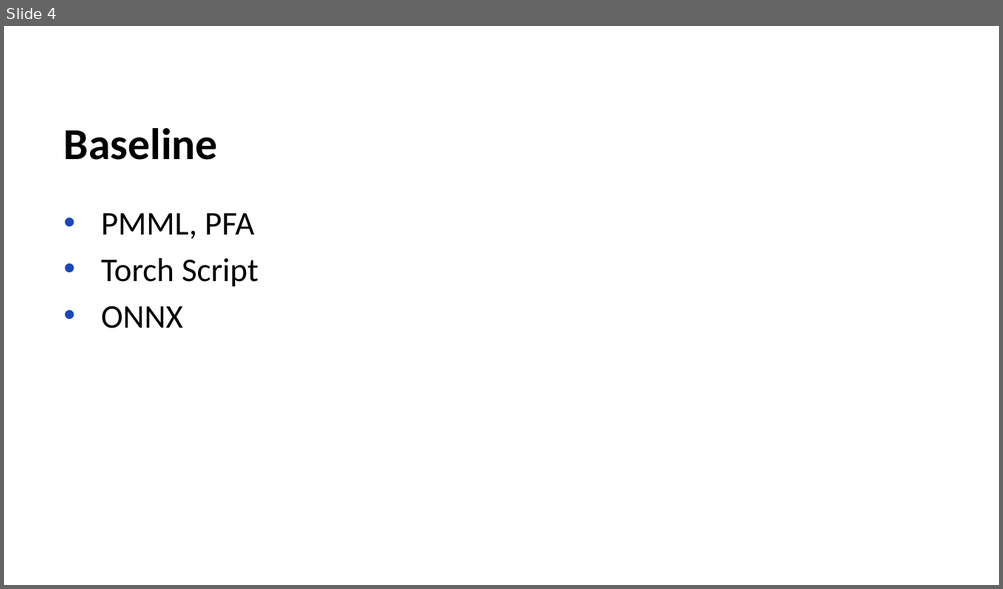
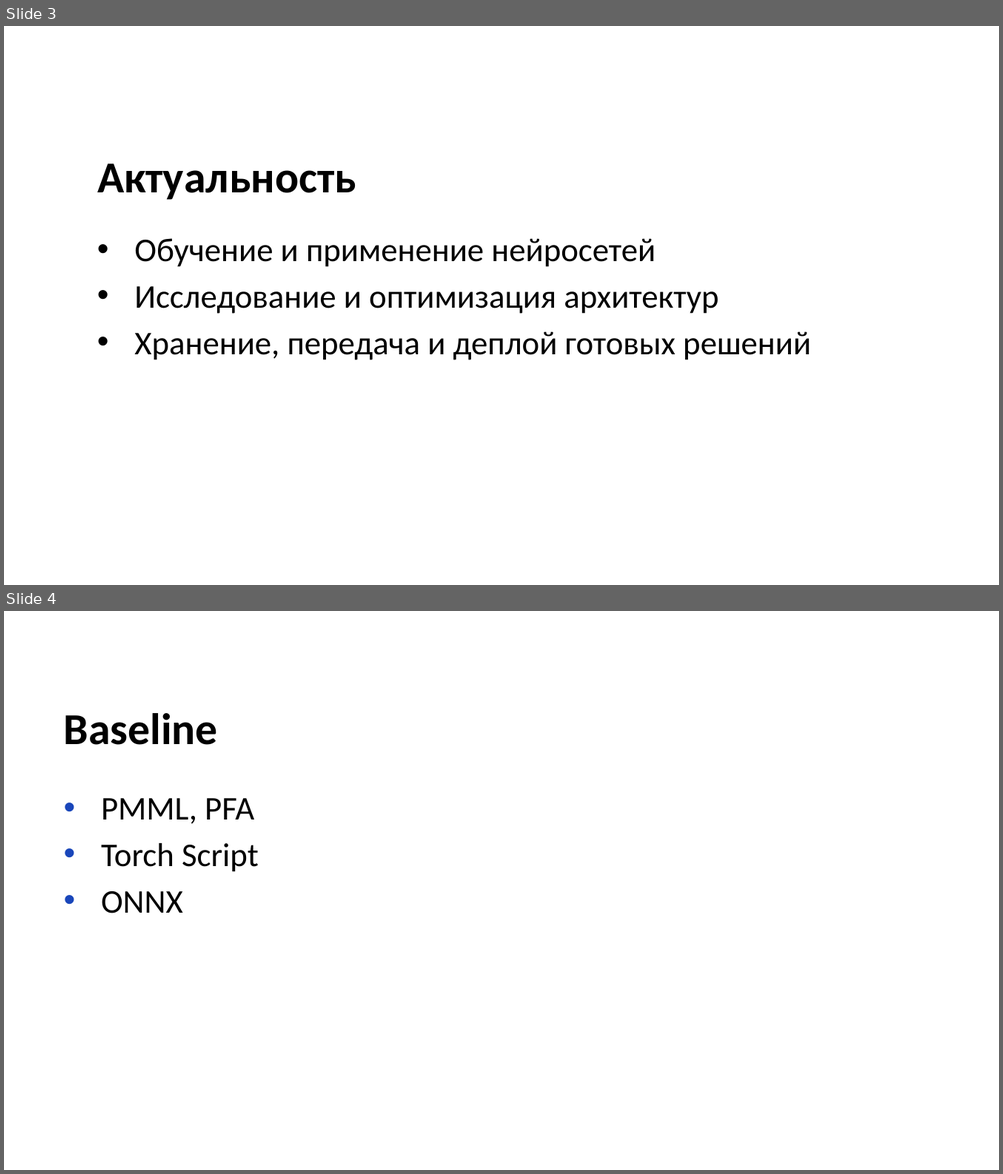
Before and after one commit to IvanMaslov/famlinn, a slide deck: docs/MaslovIvan-first-prethesis.pptx. Shown one above the other, each under a label of ours: slide 4 before the commit, slides 3 and 4 after it. The pictures are 1003x589 and 1003x1174 pixels, drawn with LibreOffice and Linux fonts; fonts in the diff are those of the drawing; background and template pictures are left out. Boxes give left, top, right and bottom in pixels: in the first picture for what was removed or moved away, otherwise in the second. Text is boxed around its words. In the diff, an @@ line names an element or a change of style, - is before the commit and + after.

```diff
--- a/docs/MaslovIvan-first-prethesis.pptx
+++ b/docs/MaslovIvan-first-prethesis.pptx
@@ slide 3 added at (4, 26, 999, 585), background picture (left out) @@
@@ title added at (97, 164, 356, 200), 32 pt, text #000000, bold @@
+Актуальность
@@ text added at (134, 238, 811, 360), 24 pt, text #000000 @@
+• Обучение и применение нейросетей
+• Исследование и оптимизация архитектур
+• Хранение, передача и деплой готовых решений
```
Also in this commit, not shown: 6 slides changed, 4 other slides added, 1 slide removed, 2 other files.
